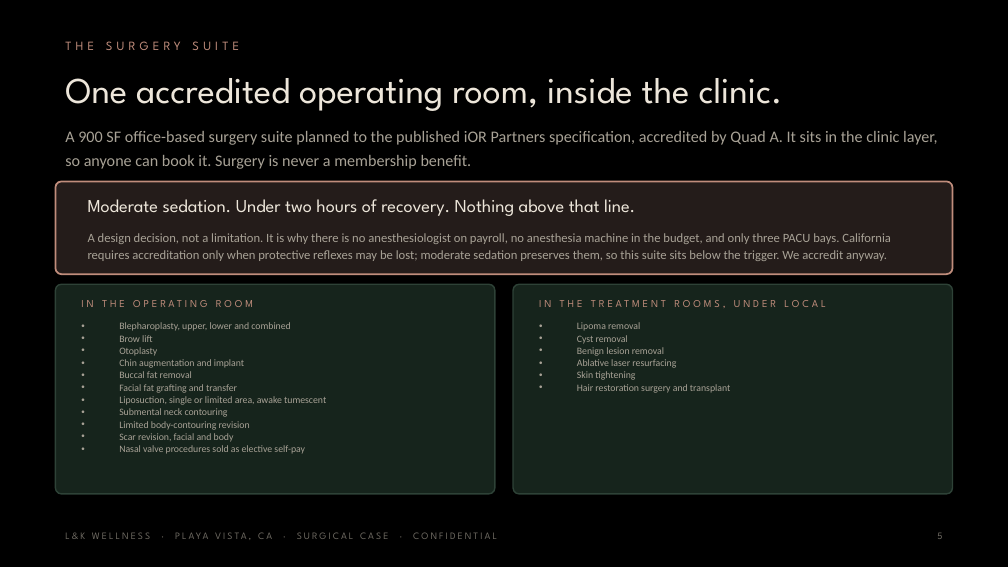
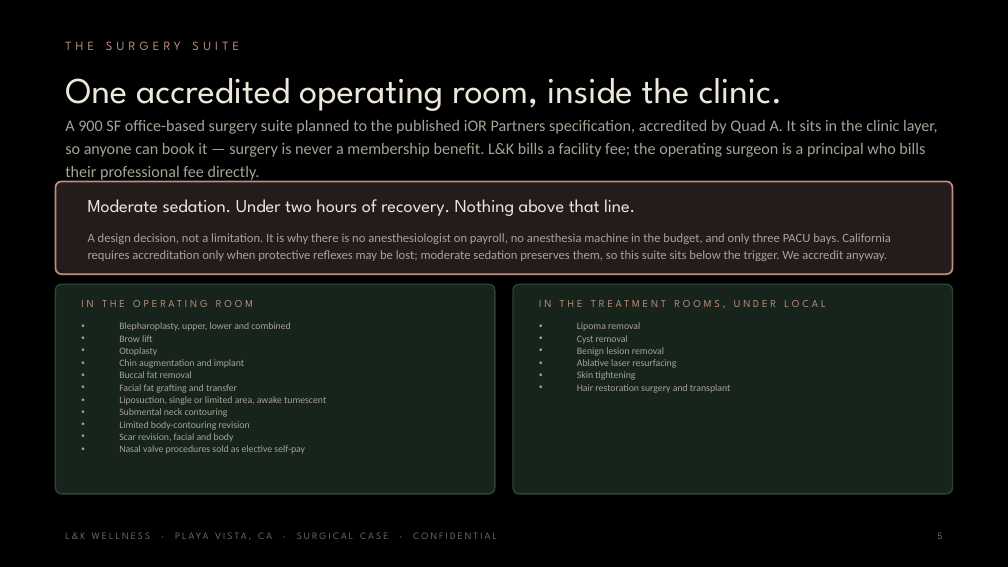
Before and after one commit to apexalpha811/lkwellness_OR, a slide deck: slide 5 of L-K-Wellness-Surgical-5.55M.pptx. Drawn at 1008x567 pixels with LibreOffice and Linux fonts; fonts in the diff are those of the drawing. Boxes give left, top, right and bottom in pixels: in the first picture for what was removed or moved away, otherwise in the second. Text is boxed around its words. In the diff, an @@ line names an element or a change of style, - is before the commit and + after.

```diff
--- a/L-K-Wellness-Surgical-5.55M.pptx
+++ b/L-K-Wellness-Surgical-5.55M.pptx
@@ text at box(65, 120, 938, 182): text changed @@
-A 900 SF office-based surgery suite planned to the published iOR Partners specification, accredited by Quad A. It sits in the clinic layer, so anyone can book it. Surgery is never a membership benefit.
+A 900 SF office-based surgery suite planned to the published iOR Partners specification, accredited by Quad A. It sits in the clinic layer, so anyone can book it — surgery is never a membership benefit. L&K bills a facility fee; the operating surgeon is a principal who bills their professional fee directly.
```
Also in this commit, not shown: 14 other slides changed, 4 other files.
